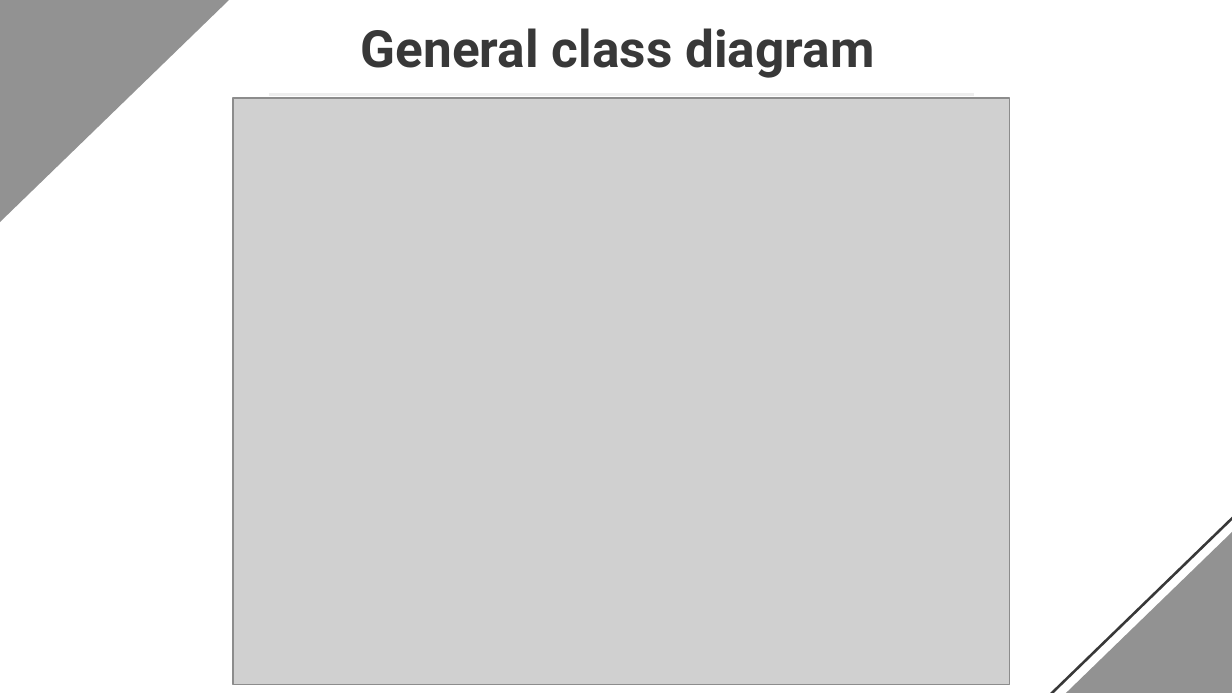
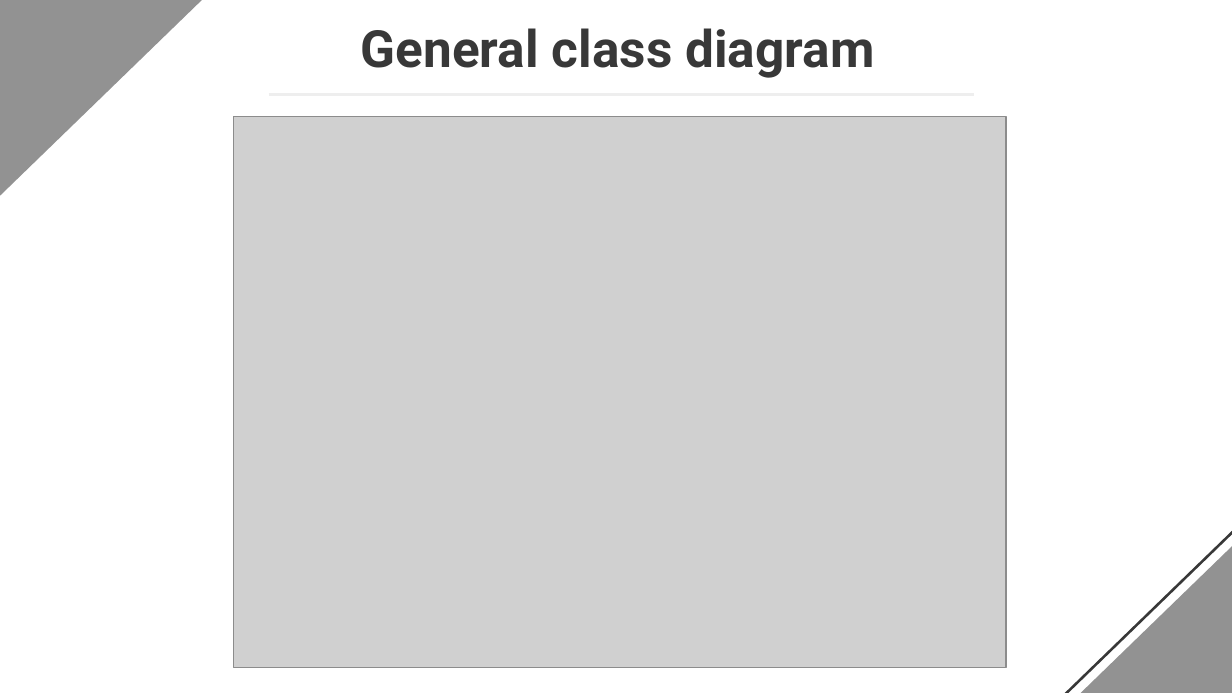
Before and after one commit to XHung09/OOLT.ICT.20202.Team3, a slide deck: slide 5 of presentation/Final Project OOP Slides.pptx. Drawn at 1232x693 pixels with LibreOffice and Linux fonts; fonts in the diff are those of the drawing; grey boxes stand for pictures. Boxes give left, top, right and bottom in pixels: in the first picture for what was removed or moved away, otherwise in the second. Text is boxed around its words. In the diff, an @@ line names an element or a change of style, - is before the commit and + after.

```diff
--- a/presentation/Final Project OOP Slides.pptx
+++ b/presentation/Final Project OOP Slides.pptx
@@ right triangle: place and size @@
-right triangle at (0,0,356,322)
+right triangle at (0,0,349,302)
@@ picture: place and size @@
-picture at (233,97,1009,684)
+picture at (234,117,1007,669)
@@ right triangle: place and size @@
-right triangle at (946,350,1232,693)
+right triangle at (954,357,1232,693)
@@ right triangle: place and size @@
-right triangle at (961,350,1232,693)
+right triangle at (967,357,1232,693)
```
Also in this commit, not shown: 9 other slides changed, 1 slide added, 1 slide removed, 1 other file.
